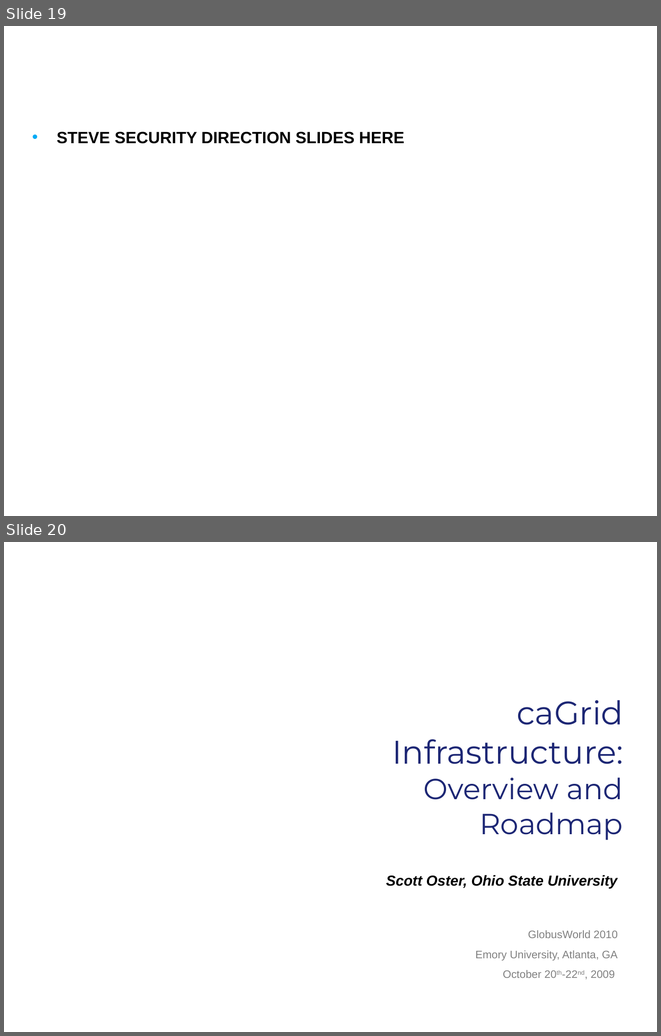
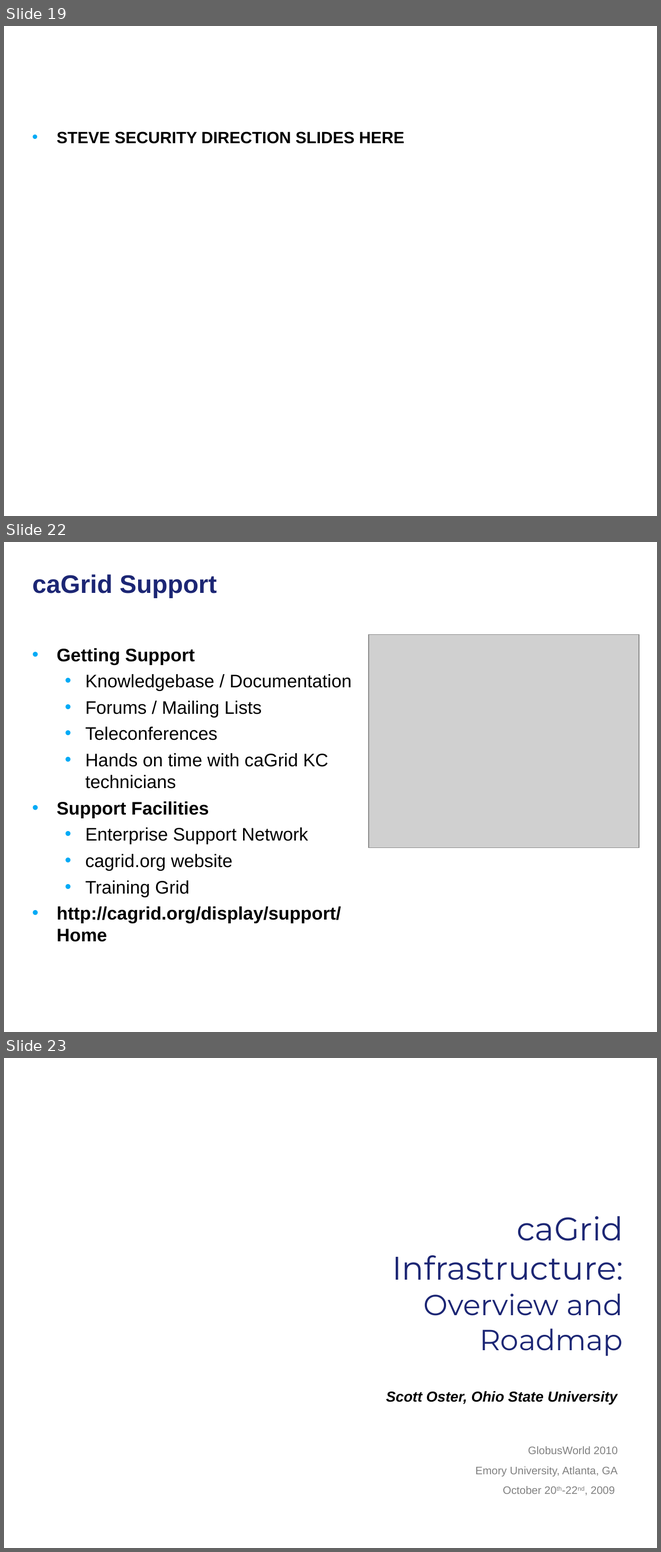
Before and after one commit to NCIP/cagrid-docs, a slide deck: general/presentations/overview/caGrid-Overview-and-Roadmap-GlobusWorld2010.ppt. Shown one above the other, each under a label of ours: slides 19 and 20 before the commit, slides 19, 22 and 23 after it; the slides between them are not shown. The pictures are 661x1036 and 661x1552 pixels, drawn with LibreOffice and Linux fonts; fonts in the diff are those of the drawing; grey boxes stand for pictures; background and template pictures are left out. Boxes give left, top, right and bottom in pixels: in the first picture for what was removed or moved away, otherwise in the second. Text is boxed around its words. In the diff, an @@ line names an element or a change of style, - is before the commit and + after.

```diff
--- a/general/presentations/overview/caGrid-Overview-and-Roadmap-GlobusWorld2010.ppt
+++ b/general/presentations/overview/caGrid-Overview-and-Roadmap-GlobusWorld2010.ppt
@@ slide 22 added at (4,542,657,1032), background picture (left out) @@
@@ title added at (32,574,217,598), 28 pt, text #1C2674, bold @@
+caGrid Support
@@ picture added at (368,635,639,848) @@
@@ text added at (56,648,352,942), 20 pt, text #000000 @@
+• Getting Support
+  • Knowledgebase / Documentation
+  • Forums / Mailing Lists
+  • Teleconferences
+  • Hands on time with caGrid KC technicians
+• Support Facilities
+  • Enterprise Support Network
+  • cagrid.org website
+  • Training Grid
+• http://cagrid.org/display/support/Home
@@ what was slide 20 is now slide 23 @@
```
Also in this commit, not shown: 9 slides changed, 2 other slides added.
